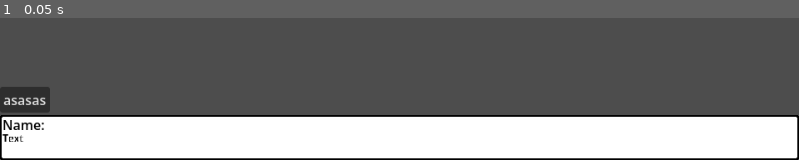
Above: before the commit, frame 1.
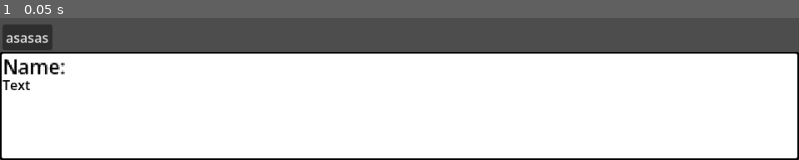
Above: after the commit, the same moment.

Repository: OTalDoPedrinho/-not-mine-story
Game: Godot game, scene res://cenas/dialogue.tscn
Same seed, same stepped clock (60 frames per second), same inputs: the game is played once before the commit and once after it. This scene is started directly instead of the project's main scene.
Inputs:
- Up to frame 1 (0.05 s): no input

The runs differ from the first frame. In frame 1, 47% of the frame differs, in the area x 0-100%, y 4-88%.

Commit message:
dialogo parte 3

Diff:
--- a/cenas/dialogue.tscn
+++ b/cenas/dialogue.tscn
@@ -11,7 +11,7 @@
 anchor_top = 1.0
 anchor_right = 1.0
 anchor_bottom = 1.0
-offset_top = -54.0
+offset_top = -130.0
 grow_horizontal = 2
 grow_vertical = 0
 texture = ExtResource("2_3e78c")
@@ -25,24 +25,25 @@
 offset_left = 3.0
 offset_right = 759.0
 offset_bottom = 24.0
+scale = Vector2(1.5, 1.5)
 theme_override_colors/default_color = Color(0, 0, 0, 1)
 text = "Name:"
 
 [node name="Text" type="RichTextLabel" parent="Box" unique_id=209702610]
 layout_mode = 0
 offset_left = 3.0
-offset_top = 18.999989
+offset_top = 27.999989
 offset_right = 1275.0
-offset_bottom = 61.666615
-scale = Vector2(0.75, 0.75)
+offset_bottom = 70.66661
 theme_override_colors/default_color = Color(0, 0, 0, 1)
 text = "Text"
 
 [node name="Opções" type="HBoxContainer" parent="Box" unique_id=1885335080]
 layout_mode = 0
-offset_top = -34.0
-offset_right = 60.0
-offset_bottom = -3.0
+offset_left = 3.0
+offset_top = -33.0
+offset_right = 63.0
+offset_bottom = -2.0
 
 [node name="Button" type="Button" parent="Box/Opções" unique_id=652126135]
 layout_mode = 2
--- a/cenas/toadiana_bones.tscn
+++ b/cenas/toadiana_bones.tscn
@@ -1,13 +1,13 @@
 [gd_scene format=3 uid="uid://dbyen4fo13nbj"]
 
-[ext_resource type="Script" uid="uid://bn74mv6qyrn4t" path="res://scripts/classes/npc_class.gd" id="1_33nvc"]
+[ext_resource type="Script" uid="uid://b03jolbwbeprh" path="res://scripts/npcs/toadiana_bones.gd" id="1_1m40u"]
 [ext_resource type="Texture2D" uid="uid://c6ie2v10trmjk" path="res://icon.svg" id="2_hurt8"]
 
 [sub_resource type="CircleShape2D" id="CircleShape2D_hurt8"]
 radius = 27.018513
 
 [node name="Toadiana Bones" type="Area2D" unique_id=1378502993]
-script = ExtResource("1_33nvc")
+script = ExtResource("1_1m40u")
 json_path = "res://dialogos/ToadinaBones.json"
 npc_name = "Toadiana Bones"
 metadata/_custom_type_script = "uid://bn74mv6qyrn4t"
--- a/dialogos/ToadinaBones.json
+++ b/dialogos/ToadinaBones.json
@@ -1,67 +1,77 @@
 {
 	"id": "toadiana_bones",
 	"name": "Toadiana Bones",
-	"falas": [
-		{
-			"id": "inicio",
-			"texto": "Olá! Está perdido?",
-			"opcoes": [
+	"encontros": {
+		"0": {
+		"falas": [
+			{
+				"id": "inicio",
+				"texto": "Olá! Está perdido?",
+				"opcoes": [
+					{
+						"texto": "Preciso voltar para meus filhos",
+						"proximo": "voltar_filhos"
+					},
+					{
+						"texto": "Sim, pode me ajudar",
+						"proximo": "sair"
+					}
+				]
+			},
+			{
+				"id": "voltar_filhos",
+				"texto": "Calma cara, primeiro você vai sair daqui.",
+				"proximo": "sair"
+			},
+			{
+				"id": "sair",
+				"texto": "Calma, de onde você veio?",
+				"opcoes": [
+					{
+						"texto": "Trabalho nas minas",
+						"proximo": "perigoso"
+					}
+				]
+			},
+			{
+				"id": "perigoso",
+				"texto": "Nas minas, é? É perigoso. Tem sorte estar de pé ainda",
+				"proximo": "apresentacao"
+			},
+			{
+				"id": "apresentacao",
+				"texto": "Sou Toadiana Bones, o (ex)Grande explorador.\nAgora estou morrendo, estou sem conseguir sair daqui há muito tempo,\nsem comer ou beber.",
+				"proximo": "dar_picareta"
+			},
+			{
+				"id": "dar_picareta",
+				"texto": "Não acho que vou aguentar muito mais,\npode pegar minha picareta",
+				"proximo": "pedir_ajuda",
+				"evento": "_dar_picareta"
+			},
+			{
+				"id": "pedir_ajuda",
+				"texto": "Pode me dar uma ajudinha?",
+				"opcoes": [
+					{
+						"texto": "Sim",
+						"evento": "_finalizar_dialogo"
+					},
+					{
+						"texto": "Não",
+						"evento": "_finalizar_dialogo"
+					}
+				]
+			}
+		]
+		},
+		"1":{
+			"falas": [
 				{
-					"texto": "Preciso voltar para meus filhos",
-					"proximo": "voltar_filhos"
-				},
-				{
-					"texto": "Sim, pode me ajudar",
-					"proximo": "sair"
-				}
-			]
-		},
-		{
-			"id": "voltar_filhos",
-			"texto": "Calma cara, você vai sair daqui, mas primeiro.",
-			"proximo": "sair"
-		},
-		{
-			"id": "sair",
-			"texto": "Calma, de onde você veio?",
-			"opcoes": [
-				{
-					"texto": "Trabalho nas minas",
-					"proximo": "perigoso"
-				}
-			]
-		},
-		{
-			"id": "perigoso",
-			"texto": "Nas minas, é? É perigoso. Tem sorte estar de pé ainda",
-			"proximo": "apresentacao"
-		},
-		{
-			"id": "apresentacao",
-			"texto": "Sou Toadiana Bones, o (ex)Grande explorador.\nAgora estou morrendo, estou sem conseguir sair daqui há muito tempo,\nsem comer ou beber.",
-			"proximo": "dar_picareta"
-		},
-		{
-			"id": "dar_picareta",
-			"texto": "Não acho que vou aguentar muito mais,\npode pegar minha picareta",
-			"proximo": "pedir_ajuda",
-			"evento": "_dar_picareta"
-		},
-		{
-			"id": "pedir_ajuda",
-			"texto": "Pode me dar uma ajudinha?",
-			"opcoes": [
-				{
-					"texto": "Sim",
-					"proximo": "sim",
-					"evento": "_sim"
-				},
-				{
-					"texto": "Não",
-					"proximo": "nao",
-					"evento": "_nao"
+					"id": "oba",
+					"texto": "OBA"
 				}
 			]
 		}
-	]
+	}
 }
--- a/scripts/classes/npc_class.gd
+++ b/scripts/classes/npc_class.gd
@@ -6,6 +6,7 @@
 @export var npc_name: String = "NPC"
 
 var player_in_range = false
+var encontros = 0
 
 func _ready():
 	add_to_group("npc")
@@ -22,4 +23,4 @@
 
 func _process(delta):
 	if player_in_range and Input.is_action_just_pressed("act"):
-		Dialogo.iniciar_dialogo(self, json_path)
+		Dialogo.iniciar_dialogo(self, json_path, encontros)
--- a/scripts/dialogo.gd
+++ b/scripts/dialogo.gd
@@ -9,13 +9,14 @@
 @onready var dialogue_ui = preload("res://cenas/dialogue.tscn").instantiate()
 #endregion
 
-func iniciar_dialogo(npc: NPC, json_path: String):
-	cur_npc = npc
-	_carregar_json(json_path)
-	in_dialogue = true
-	get_tree().root.add_child(dialogue_ui)
-	dialogue_ui.visible = true
-	_mostrar_cur_fala()
+func iniciar_dialogo(npc: NPC, json_path: String, encontro: int):
+	if not in_dialogue:
+		cur_npc = npc
+		_carregar_json(json_path)
+		in_dialogue = true
+		get_tree().root.add_child(dialogue_ui)
+		dialogue_ui.visible = true
+		_mostrar_cur_fala()
 
 func _carregar_json(path: String):
 	var file = FileAccess.open(path, FileAccess.READ)
@@ -41,11 +42,12 @@
 	if cur_fala.has("evento"):
 		_executar_evento(cur_fala["evento"])
 
-	if cur_fala.has("proximo"):
-		text_index = buscar_indice_por_id(cur_fala["proximo"])
-		_mostrar_cur_fala()
-	else:
-		_finalizar_dialogo()
+	if Input.is_action_just_pressed("atk"):
+		if cur_fala.has("proximo"):
+			text_index = buscar_indice_por_id(cur_fala["proximo"])
+			_mostrar_cur_fala()
+		else:
+			_finalizar_dialogo()
 
 func _choose(i: int):
 	var falas = cur_dialogue["falas"]
@@ -55,8 +57,11 @@
 	if opcao.has("evento"):
 		_executar_evento(opcao["evento"])
 
-	text_index = buscar_indice_por_id(opcao["proximo"])
-	_mostrar_cur_fala()
+	if opcao.has("proximo"):
+		text_index = buscar_indice_por_id(opcao["proximo"])
+		_mostrar_cur_fala()
+	else:
+		_finalizar_dialogo()
 
 func buscar_indice_por_id(id: String) -> int:
 	var falas = cur_dialogue["falas"]
@@ -78,6 +83,7 @@
 			#nao ajuda
 
 func _finalizar_dialogo():
+	cur_npc.encontros+=1
 	in_dialogue = false
 	dialogue_ui.visible = false
 	text_index = 0
--- a/scripts/dialogue.gd
+++ b/scripts/dialogue.gd
@@ -29,7 +29,11 @@
 	Dialogo._choose(indice)
 
 func _input(event):
+	# Detecta clique do botão esquerdo do mouse
+	if event is InputEventMouseButton and event.button_index == MOUSE_BUTTON_LEFT and event.pressed:
+		if Dialogo.in_dialogue and options_container.get_child_count() == 0:
+			Dialogo._avancar()
+	# Detecta tecla "act" (espaço, enter, etc.)
 	if event.is_action_pressed("act") and Dialogo.in_dialogue:
-		# Verifica se não tem opções
 		if options_container.get_child_count() == 0:
-			Dialogo.avancar()
+			Dialogo._avancar()
--- /dev/null
+++ b/scripts/npcs/toadiana_bones.gd
@@ -0,0 +1,7 @@
+extends NPC
+
+func _process(delta):
+	if encontros == 0:
+		json_path = "res://dialogos/ToadinaBones.json"
+	elif encontros == 1:
+		pass
Not shown, added: scripts/npcs/toadiana_bones.gd.uid
